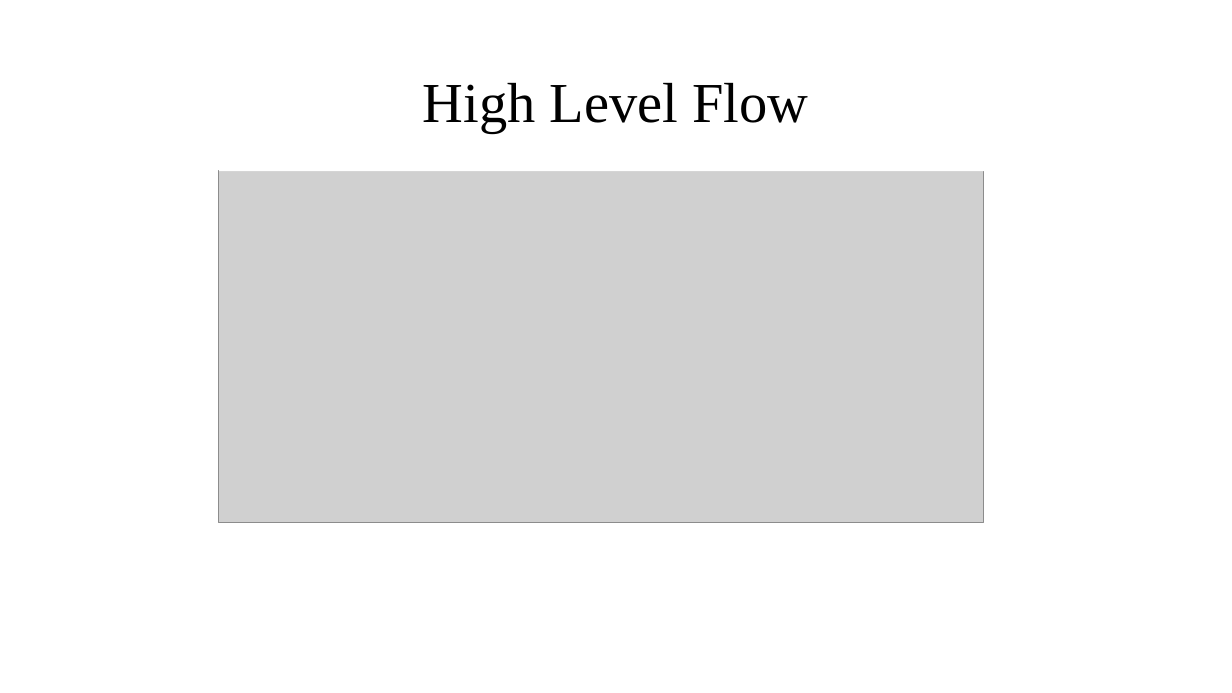
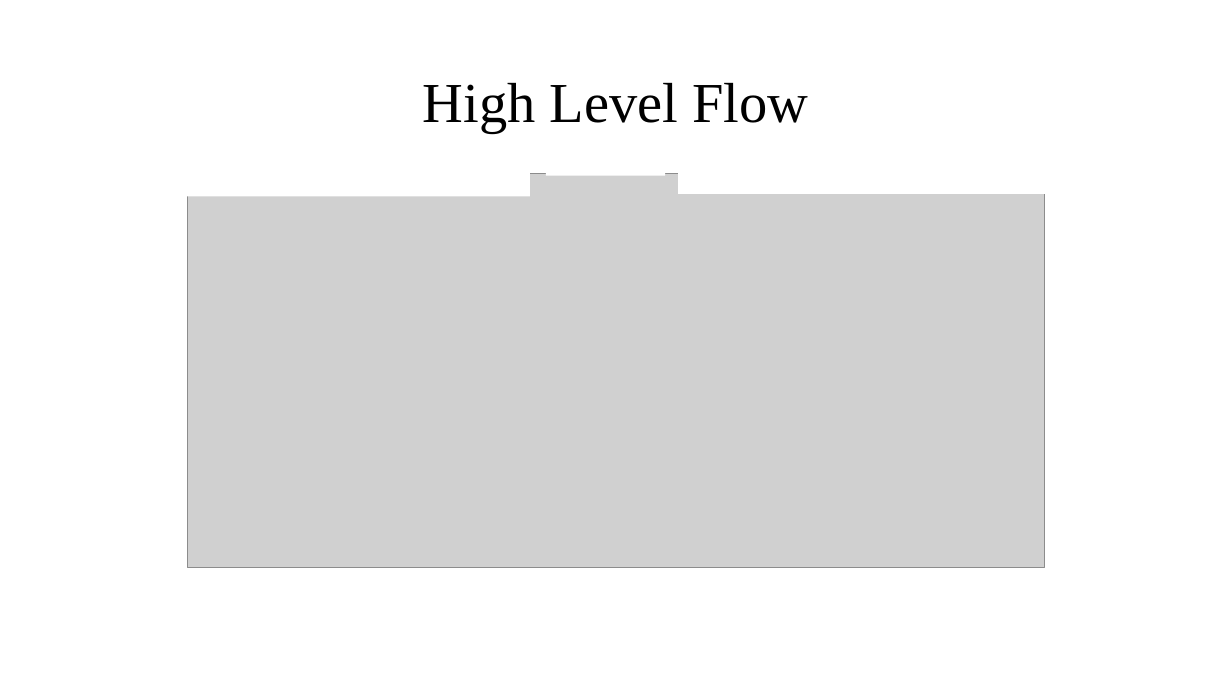
Before and after one commit to ddobric/neocortexapi, a slide deck: slide 4 of source/MySEProject/Documentation/ML2223_15 Approve Prediction of Multisequence Learning.pptx. Drawn at 1232x693 pixels with LibreOffice and Linux fonts; fonts in the diff are those of the drawing; grey boxes stand for pictures. Boxes give left, top, right and bottom in pixels: in the first picture for what was removed or moved away, otherwise in the second. Text is boxed around its words. In the diff, an @@ line names an element or a change of style, - is before the commit and + after.

Commit message:
Presentation formatted

```diff
--- a/source/MySEProject/Documentation/ML2223_15 Approve Prediction of Multisequence Learning.pptx
+++ b/source/MySEProject/Documentation/ML2223_15 Approve Prediction of Multisequence Learning.pptx
@@ rectangle added at (x1=120, y1=168, x2=530, y2=197), fill #FFFFFF @@
@@ picture resized from (x1=219, y1=171, x2=984, y2=523) to (x1=188, y1=174, x2=1044, y2=567) @@
@@ rectangle moved from (x1=219, y1=166, x2=985, y2=171) to (x1=233, y1=163, x2=999, y2=167) @@
@@ rectangle added at (x1=546, y1=171, x2=665, y2=176), fill #FFFFFF @@
@@ rectangle added at (x1=678, y1=165, x2=1088, y2=194), fill #FFFFFF @@
```
